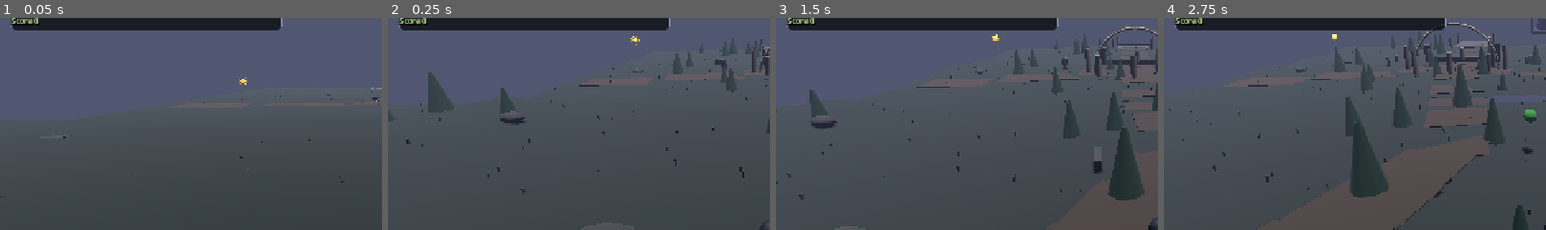
Above: before the commit, frames 1-4 (left to right).
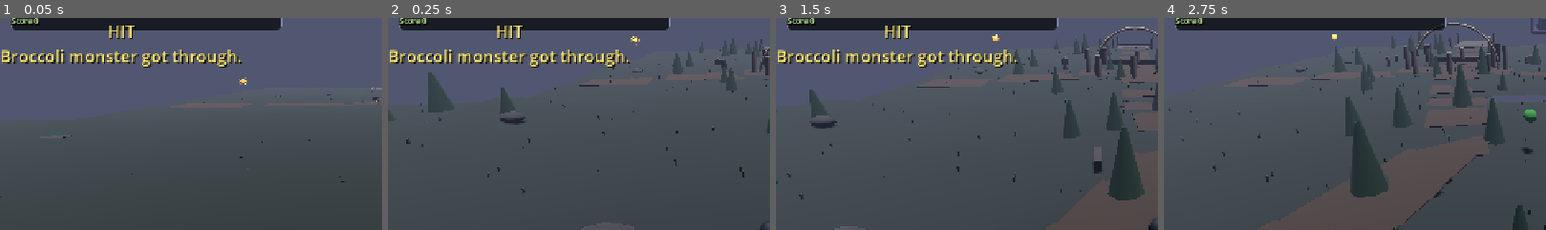
Above: after the commit, the same moments.

Repository: jfeldman9-rgb/RileyDungeonMaster
Game: Godot game, scene res://scenes/open_world_prototype.tscn
Same seed, same stepped clock (60 frames per second), same inputs: the game is played once before the commit and once after it.
Inputs (mouse positions are % of the whole screen's width and height, from its top left):
- Up to frame 1 (0.05 s): no input
- Up to frame 2 (0.25 s): no input
- Up to frame 3 (1.5 s): tap Enter at 0.5 s; move the mouse to (72, 44) at 0.52 s; hold D (move_right) 0.53-1.25 s; hold Shift (dash) 0.53-1.25 s; click (72, 44) at 0.67 s; drag from (30, 54) to (45, 70) at 1.27 s
- Up to frame 4 (2.75 s): move the mouse to (60, 27) at 2.02 s; hold D (move_right) from 2.03 s (still down); hold Space (slice) from 2.03 s (still down); tap Shift (dash) at 2.3 s
The pictures show only the part of the screen within x 0-50%, y 15-65%; the shares and areas given below are measured in that part.

The runs differ from the first frame. In frame 1, 2.8% of the frame differs, in the area x 0-64%, y 3-24%; in frame 2, 2.8%; in frame 3, 2.8%; in frame 4, nothing differs.

Commit message:
Polish open world prototype interactions

Diff:
--- a/scripts/enemy_manager.gd
+++ b/scripts/enemy_manager.gd
@@ -13,6 +13,7 @@
 @export var spawn_interval := 2.8
 @export var enemy_move_speed := 2.2
 @export var enemy_agro_radius := 34.0
+@export var contact_damage_cooldown := 1.2
 @export var active := false
 
 var active_enemies: Array[Node3D] = []
@@ -80,6 +81,7 @@
 	else:
 		parent.add_child(enemy)
 	enemy.global_position = random_point_near(zone.global_position, 3.5)
+	_configure_enemy_for_zone(enemy, zone.name)
 	register_enemy(enemy)
 
 
@@ -112,11 +114,25 @@
 			continue
 		var to_player := player.global_position - enemy.global_position
 		to_player.y = 0.0
+		var attack_cooldown := float(enemy.get_meta("attack_cooldown", 0.0))
+		if attack_cooldown > 0.0:
+			enemy.set_meta("attack_cooldown", maxf(0.0, attack_cooldown - delta))
+		if to_player.length() <= 1.1 and attack_cooldown <= 0.0:
+			_damage_player()
+			enemy.set_meta("attack_cooldown", contact_damage_cooldown)
 		if to_player.length() > enemy_agro_radius or to_player.length() < 0.1:
 			continue
 		var dir := to_player.normalized()
-		enemy.global_position += dir * enemy_move_speed * delta
+		var speed := float(enemy.get_meta("move_speed", enemy_move_speed))
+		enemy.global_position += dir * speed * delta
 		enemy.rotation.y = lerp_angle(enemy.rotation.y, atan2(dir.x, dir.z), minf(1.0, 9.0 * delta))
+
+
+func _damage_player() -> void:
+	if has_node("/root/GameState"):
+		var state := get_node("/root/GameState")
+		if state.has_method("damage_player"):
+			state.call("damage_player", 1)
 
 
 func make_placeholder_enemy() -> Node3D:
@@ -138,6 +154,38 @@
 	return enemy
 
 
+func _configure_enemy_for_zone(enemy: Node3D, zone_name: String) -> void:
+	var color := Color(0.18, 0.52, 0.16)
+	var emission := Color(0.08, 0.35, 0.08)
+	var scale := 1.0
+	var speed := enemy_move_speed
+	if "Garden" in zone_name:
+		color = Color(0.7, 0.18, 0.1)
+		emission = Color(0.45, 0.08, 0.02)
+		scale = 0.82
+		speed = enemy_move_speed * 1.35
+	elif "Library" in zone_name:
+		color = Color(0.16, 0.28, 0.74)
+		emission = Color(0.06, 0.14, 0.55)
+		scale = 0.95
+		speed = enemy_move_speed * 0.88
+	elif "Crypt" in zone_name or "Tower" in zone_name:
+		color = Color(0.33, 0.24, 0.12)
+		emission = Color(0.35, 0.2, 0.04)
+		scale = 1.35
+		speed = enemy_move_speed * 0.7
+	enemy.scale = Vector3.ONE * scale
+	enemy.set_meta("move_speed", speed)
+	var body := enemy.find_child("*", false, false) as MeshInstance3D
+	if body:
+		var material := body.material_override as StandardMaterial3D
+		if material:
+			material = material.duplicate()
+			material.albedo_color = color
+			material.emission = emission
+			body.material_override = material
+
+
 func random_point_near(center: Vector3, radius: float) -> Vector3:
 	var angle := randf() * TAU
 	var r := randf() * radius
--- a/scripts/global_state.gd
+++ b/scripts/global_state.gd
@@ -43,6 +43,11 @@
 		player_died.emit()
 
 
+func restore_player() -> void:
+	health = max_health
+	player_damaged.emit(health)
+
+
 func collect_seal(seal_id: String) -> int:
 	if collected_seals.get(seal_id, false):
 		return seal_count()
--- a/scripts/player_controller.gd
+++ b/scripts/player_controller.gd
@@ -24,6 +24,7 @@
 
 var state: State = State.IDLE
 var facing_direction := Vector3.FORWARD
+var dash_direction := Vector3.FORWARD
 var dash_timer := 0.0
 var action_timer := 0.0
 var dash_trail_timer := 0.0
@@ -55,6 +56,8 @@
 	update_state_timers(delta)
 	update_state_from_motion(input)
 	var move := camera_relative_move(input)
+	if state == State.DASHING and move.length() <= 0.05:
+		move = dash_direction
 	var speed := move_speed * (dash_speed_multiplier if state == State.DASHING else 1.0)
 	var target_velocity := move * speed
 	if state == State.ATTACKING and action_timer > attack_duration * 0.5:
@@ -116,6 +119,7 @@
 
 
 func request_dash() -> void:
+	dash_direction = facing_direction
 	set_state(State.DASHING)
 	dash_timer = dash_duration
 	dash_trail_timer = 0.0
--- a/scripts/ui_manager.gd
+++ b/scripts/ui_manager.gd
@@ -116,6 +116,10 @@
 	if health_label:
 		var max_health := int(state.get("max_health")) if state else 5
 		health_label.text = "Health %d/%d" % [_new_health, max_health]
+	if _new_health <= 0:
+		show_message("RILEY DOWN", "Retreat to the clearing and try again.")
+	else:
+		show_message("HIT", "Broccoli monster got through.")
 
 
 func _on_seal_collected(seal_id: String, count: int) -> void:
--- a/scripts/world_objective_manager.gd
+++ b/scripts/world_objective_manager.gd
@@ -37,6 +37,8 @@
 		state = get_node("/root/GameState")
 		if state.has_method("reset_run"):
 			state.call("reset_run")
+		if state.has_signal("player_died"):
+			state.player_died.connect(_on_player_died)
 	_build_seal_pickups()
 	_build_distant_kenzie_tower()
 	_build_kenzie_gate()
@@ -235,3 +237,14 @@
 	material.emission = color
 	material.emission_energy_multiplier = energy
 	return material
+
+
+func _on_player_died() -> void:
+	if not player:
+		return
+	player.global_position = Vector3(0.0, 2.5, 14.0)
+	if state and state.has_method("restore_player"):
+		state.call("restore_player")
+	if ui:
+		ui.show_message("RETURNED TO CLEARING", "Kenzie is still waiting at the tower.")
+		ui.set_objective_hint("Recover, then choose another route through the valley.")
Not shown, changed: docs/modular_open_world_pass.md
